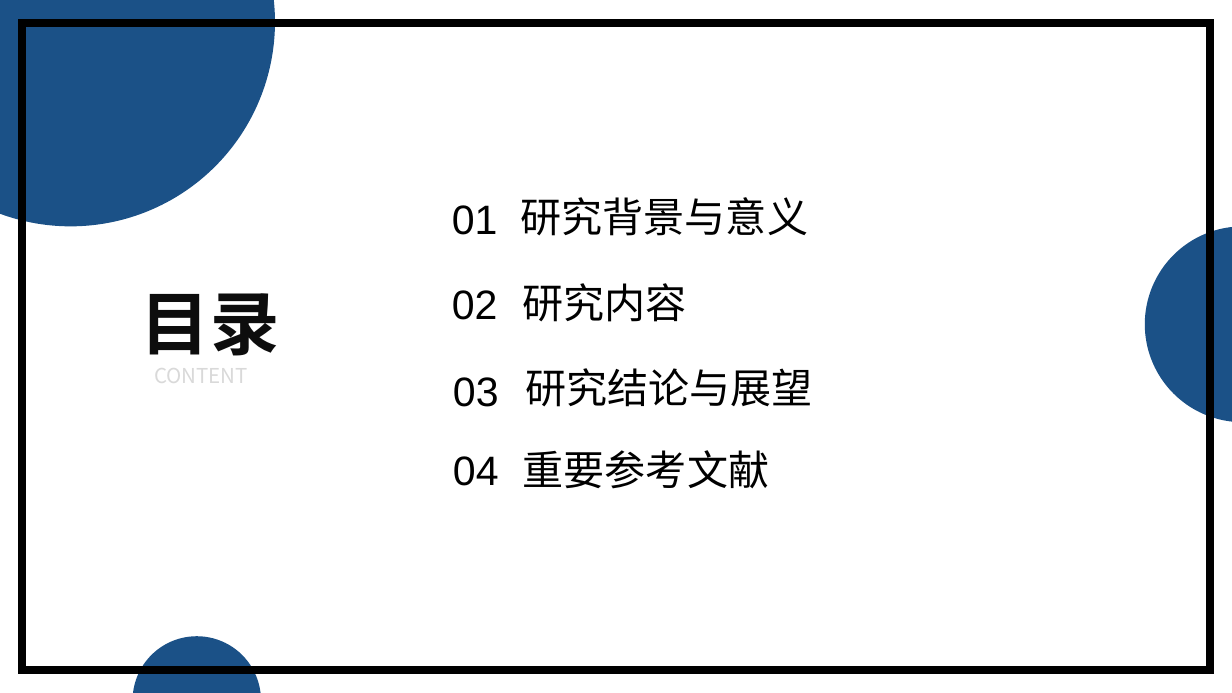
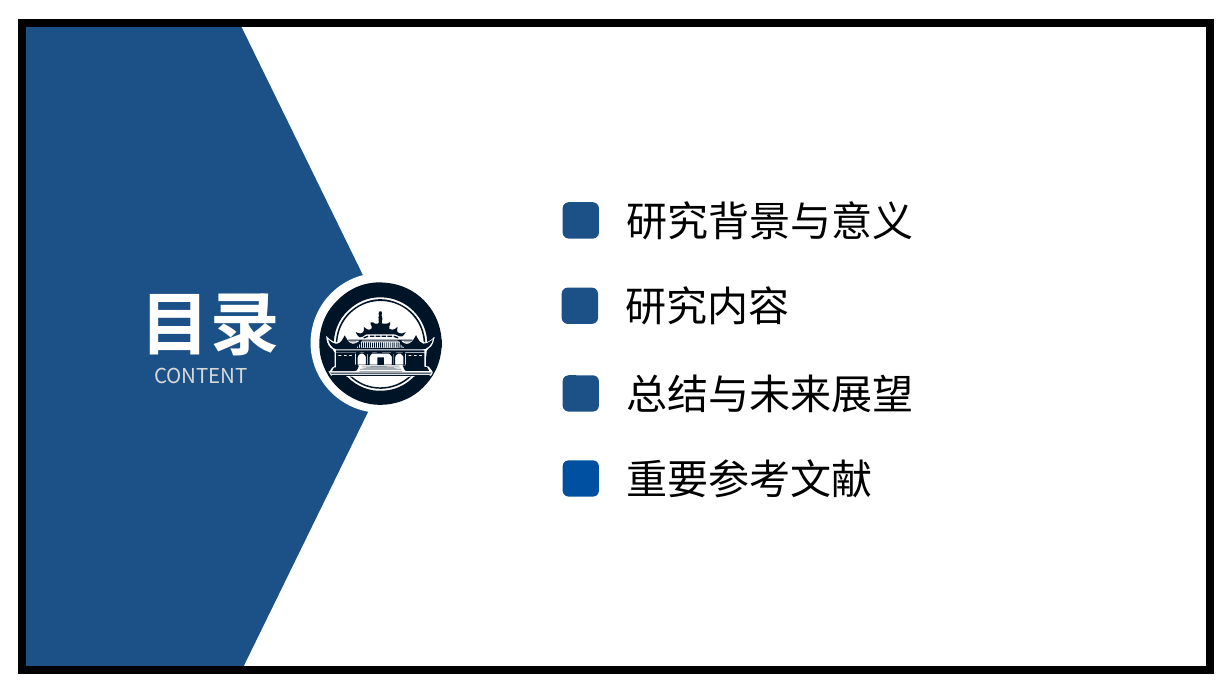
Before and after one commit to jerry-luo-zl/Searchable-Encrption-MC-JXT, a slide deck: slide 2 of pre/毕设答辩-罗之龙.pptx. Drawn at 1232x693 pixels with LibreOffice and Linux fonts; fonts in the diff are those of the drawing. Boxes give left, top, right and bottom in pixels: in the first picture for what was removed or moved away, otherwise in the second. Text is boxed around its words. In the diff, an @@ line names an element or a change of style, - is before the commit and + after.

```diff
--- a/pre/毕设答辩-罗之龙.pptx
+++ b/pre/毕设答辩-罗之龙.pptx
@@ ellipse removed at box(0, 0, 274, 226) @@
@@ pentagon arrow added at box(23, 25, 399, 672), fill #1B5187 @@
@@ text "研究背景与意义": place and size @@
-text "研究背景与意义" at box(521, 197, 809, 236)
+text "研究背景与意义" at box(626, 201, 914, 240)
@@ ellipse removed at box(1145, 226, 1232, 422) @@
@@ text "目录" at box(141, 293, 280, 356): text colour #0D0D0D to #FFFFFF @@
@@ text "研究内容": place and size @@
-text "研究内容" at box(523, 283, 687, 322)
+text "研究内容" at box(626, 286, 790, 325)
@@ group added at box(311, 273, 451, 413): 41 freeform shapes, 1 ellipse @@
@@ rounded rectangle: place and size @@
-rounded rectangle at box(415, 271, 498, 343)
+rounded rectangle at box(521, 330, 604, 402)
@@ rounded rectangle: place and size @@
-rounded rectangle at box(415, 182, 498, 254)
+rounded rectangle at box(567, 377, 651, 449)
@@ text at box(626, 374, 914, 413): text changed @@
-研究结论与展望
+总结与未来展望
@@ rounded rectangle: place and size @@
-rounded rectangle at box(415, 354, 498, 426)
+rounded rectangle at box(521, 413, 604, 485)
@@ text "重要参考文献": place and size @@
-text "重要参考文献" at box(523, 450, 769, 489)
+text "重要参考文献" at box(626, 459, 872, 498)
@@ group removed at box(452, 205, 499, 486): 4 texts @@
-03
-02
-01
-04
@@ group added at box(562, 202, 599, 496): 4 rounded rectangles @@
@@ rounded rectangle: place and size @@
-rounded rectangle at box(415, 436, 498, 508)
+rounded rectangle at box(521, 488, 604, 560)
@@ ellipse removed at box(132, 637, 261, 693) @@
```
Also in this commit, not shown: 6 other slides changed, 19 slides added, 10 slides removed, 12 other files.
